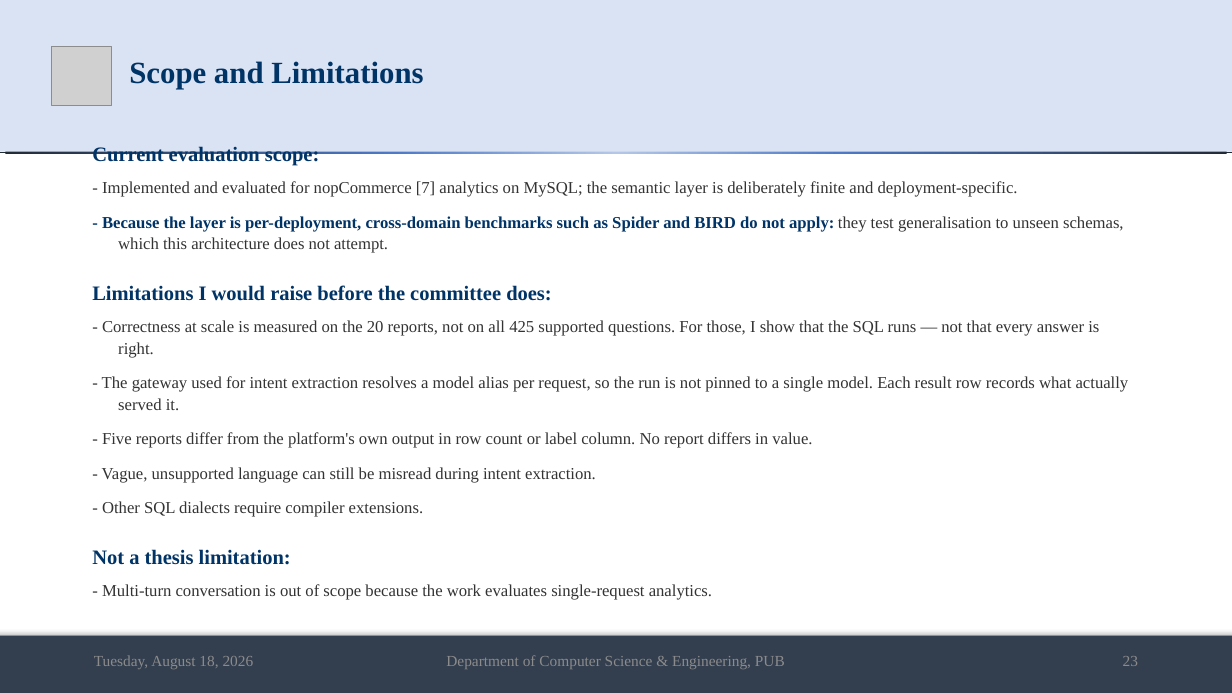
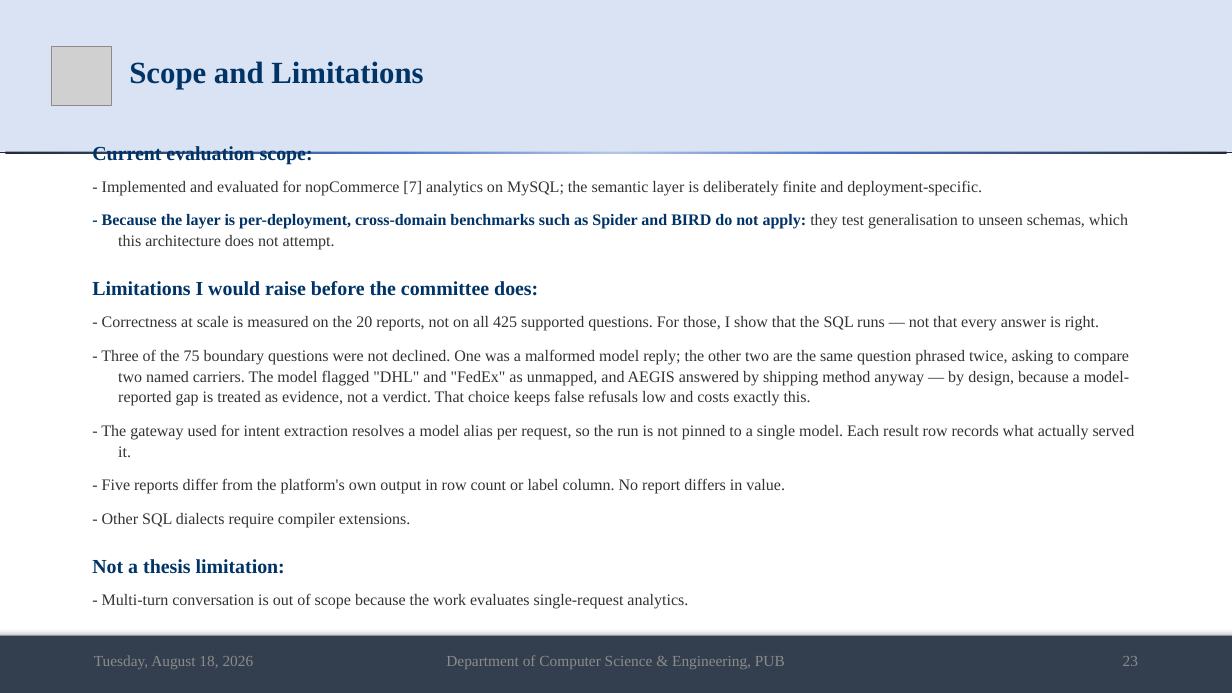
Before and after one commit to md-riaz/AEGIS-Research, a slide deck: slide 23 of docs/scripts/Md_Riaz_Final_Defense_0322310105101024.pptx. Drawn at 1232x693 pixels with LibreOffice and Linux fonts; fonts in the diff are those of the drawing; grey boxes stand for pictures. Boxes give left, top, right and bottom in pixels: in the first picture for what was removed or moved away, otherwise in the second. Text is boxed around its words. In the diff, an @@ line names an element or a change of style, - is before the commit and + after.

```diff
--- a/docs/scripts/Md_Riaz_Final_Defense_0322310105101024.pptx
+++ b/docs/scripts/Md_Riaz_Final_Defense_0322310105101024.pptx
@@ text at [92,146,1135,609]: size 16 to 15.5 pt in "Current evaluation scope:", "Limitations I would raise before the committee ...", "Not a thesis limitation:"; size 13 to 12.5 pt in "- Implemented and evaluated for nopCommerce [7] ...", "- Because the layer is per-deployment, cross-domain ...", "- Correctness at scale is measured on ...", "- The gateway used for intent extraction ..." and 3 more places @@
@@ text at [101,349,1129,406]: paragraph added @@
+- Three of the 75 boundary questions were not declined. One was a malformed model reply; the other two are the same question phrased twice, asking to compare two named carriers. The model flagged "DHL" and "FedEx" as unmapped, and AEGIS answered by shipping method anyway — by design, because a model-reported gap is treated as evidence, not a verdict. That choice keeps false refusals low and costs exactly this.
@@ text at [102,467,596,483]: paragraph removed @@
-- Vague, unsupported language can still be misread during intent extraction.
```
Also in this commit, not shown: 2 other slides changed, 2 other files.
